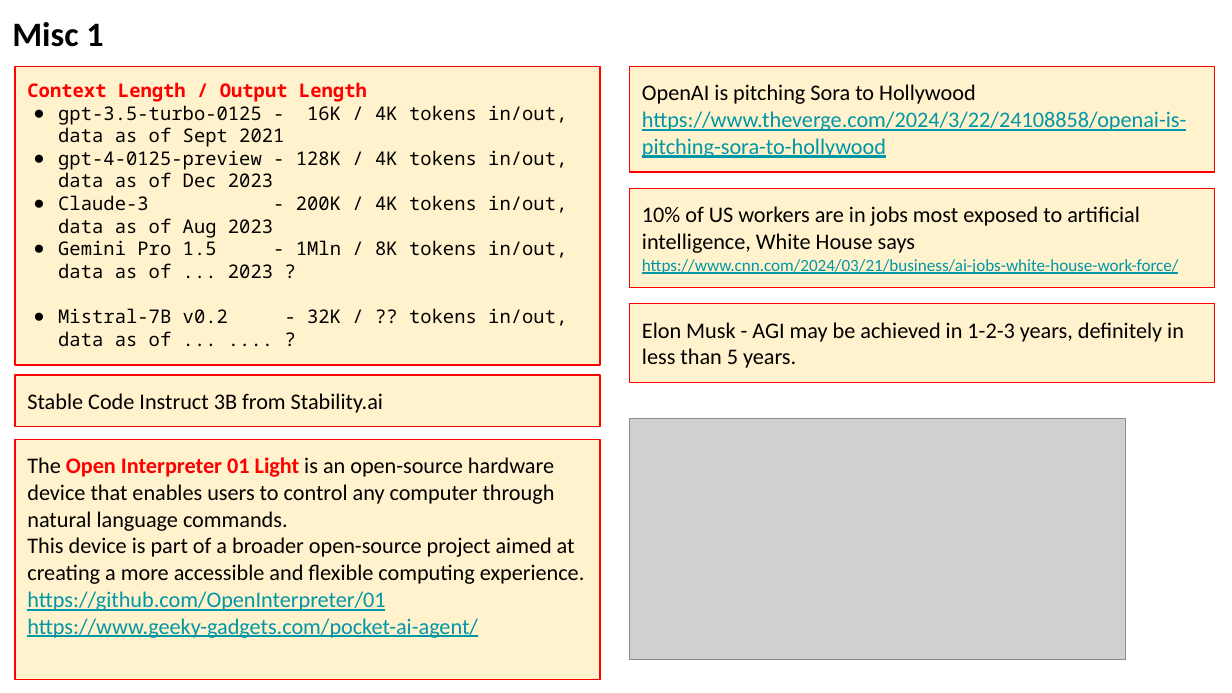
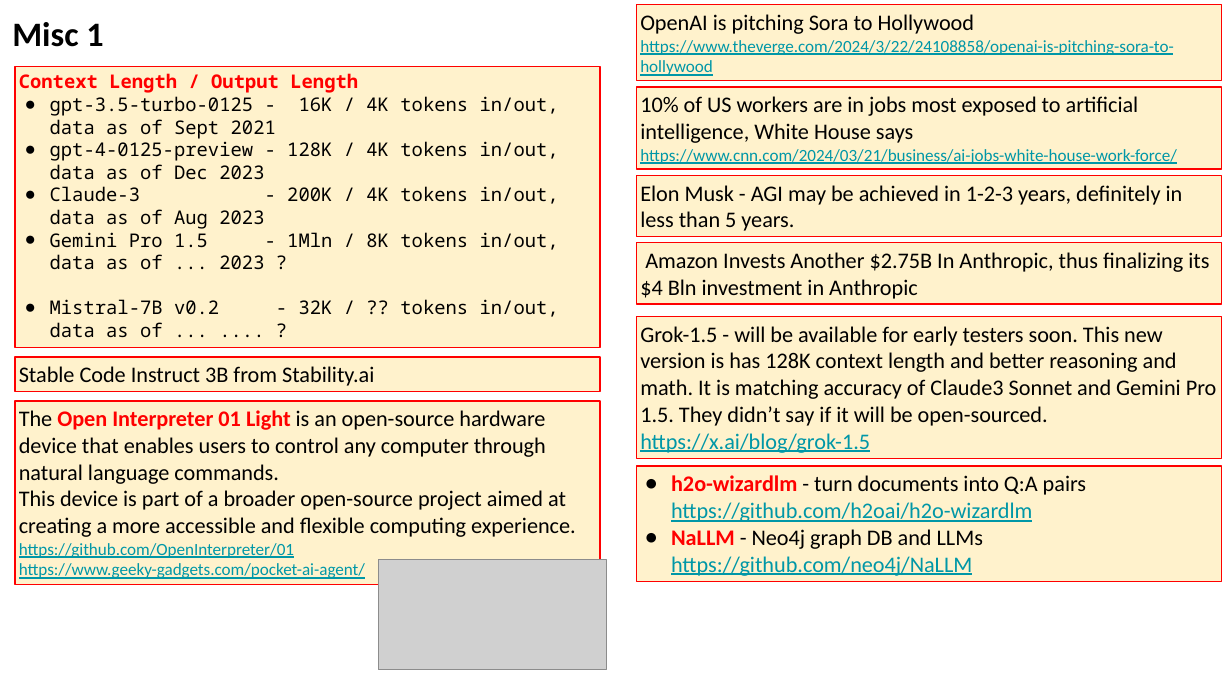
Before and after one commit to lselector/seminar, a slide deck: slide 10 of 2024/2024-03-29-AI-Updates.pptx (slide 9 before the commit). Drawn at 1232x693 pixels with LibreOffice and Linux fonts; fonts in the diff are those of the drawing; grey boxes stand for pictures. Boxes give left, top, right and bottom in pixels: in the first picture for what was removed or moved away, otherwise in the second. Text is boxed around its words. In the diff, an @@ line names an element or a change of style, - is before the commit and + after.

Commit message:
update

```diff
--- a/2024/2024-03-29-AI-Updates.pptx
+++ b/2024/2024-03-29-AI-Updates.pptx
@@ rectangle "OpenAI is pitching Sora to ...": place and size @@
-rectangle "OpenAI is pitching Sora to ..." at (630, 67, 1215, 172)
+rectangle "OpenAI is pitching Sora to ..." at (637, 5, 1222, 81)
@@ text in rectangle at (640, 40, 1173, 76): size 13 to 10 pt in "https://www.theverge.com/2024/3/22/24108858/openai-is-pitchi ..." @@
@@ rectangle "Context Length / Output Length": place and size @@
-rectangle "Context Length / Output Length" at (15, 67, 600, 365)
+rectangle "Context Length / Output Length" at (15, 67, 600, 347)
@@ rectangle "10% of US workers are ...": place and size @@
-rectangle "10% of US workers are ..." at (630, 188, 1215, 288)
+rectangle "10% of US workers are ..." at (637, 87, 1222, 170)
@@ rectangle "Elon Musk - AGI may ...": place and size @@
-rectangle "Elon Musk - AGI may ..." at (630, 303, 1215, 382)
+rectangle "Elon Musk - AGI may ..." at (637, 175, 1222, 237)
@@ rectangle added at (637, 243, 1222, 304), fill #FFF2CC, outline #FF0000 0.75 pt, 13 pt, text #000000 @@
+Amazon Invests Another $2.75B In Anthropic, thus finalizing its $4 Bln investment in Anthropic
@@ rectangle added at (637, 317, 1222, 458), fill #FFF2CC, outline #FF0000 0.75 pt, 13 pt, text #000000 @@
+Grok-1.5 - will be available for early testers soon. This new version is has 128K context length and better reasoning and math. It is matching accuracy of Claude3 Sonnet and Gemini Pro 1.5. They didn’t say if it will be open-sourced.
+https://x.ai/blog/grok-1.5
@@ rectangle "Stable Code Instruct 3B from ...": place and size @@
-rectangle "Stable Code Instruct 3B from ..." at (15, 375, 600, 426)
+rectangle "Stable Code Instruct 3B from ..." at (15, 357, 600, 392)
@@ rectangle "The Open Interpreter 01 Light ...": place and size @@
-rectangle "The Open Interpreter 01 Light ..." at (15, 440, 600, 680)
+rectangle "The Open Interpreter 01 Light ..." at (15, 400, 600, 584)
@@ picture removed at (630, 419, 1125, 659) @@
@@ rectangle added at (637, 466, 1222, 582), fill #FFF2CC, outline #FF0000 0.75 pt, 13 pt, text #0097A7, underline @@
+● h2o-wizardlm - turn documents into Q:A pairs
+  https://github.com/h2oai/h2o-wizardlm
+● NaLLM - Neo4j graph DB and LLMs
+  https://github.com/neo4j/NaLLM
@@ text in rectangle at (19, 543, 365, 579): size 13 to 10 pt in "https://github.com/OpenInterpreter/01", "https://www.geeky-gadgets.com/pocket-ai-agent/" @@
@@ picture added at (378, 559, 606, 670) @@
```
Also in this commit, not shown: 4 other slides changed, 3 slides added, 1 slide removed.
